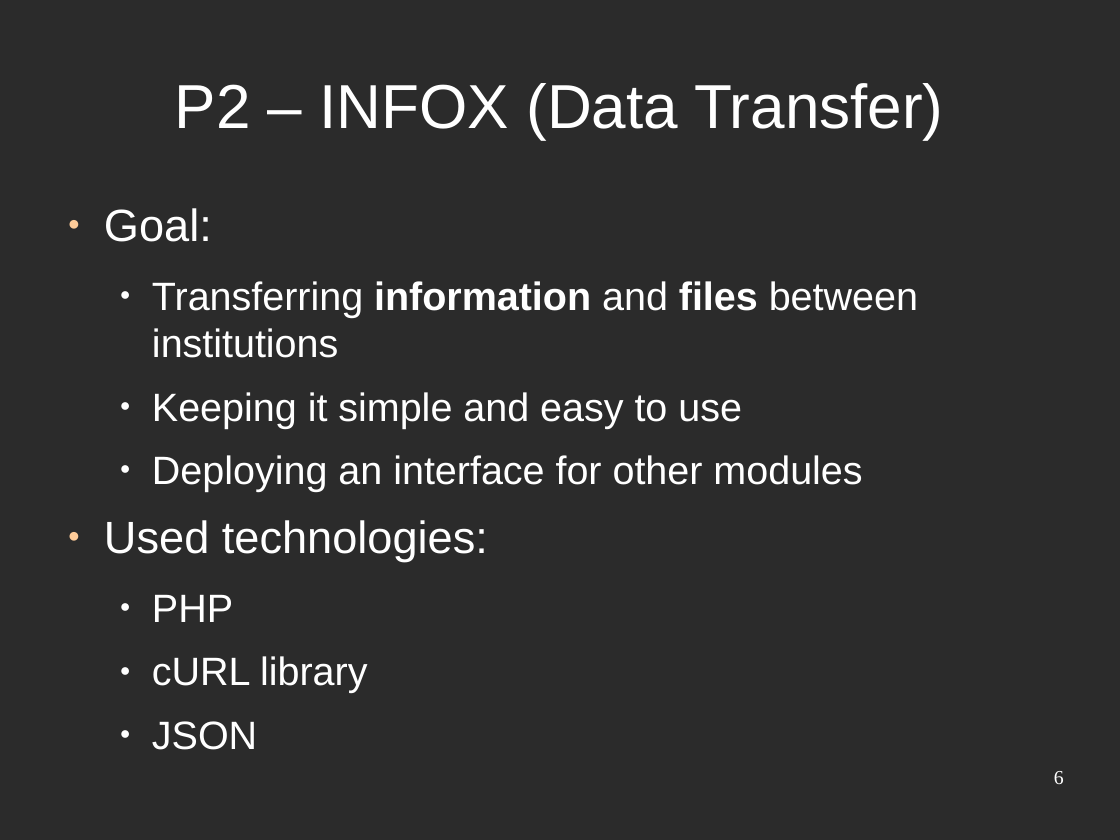
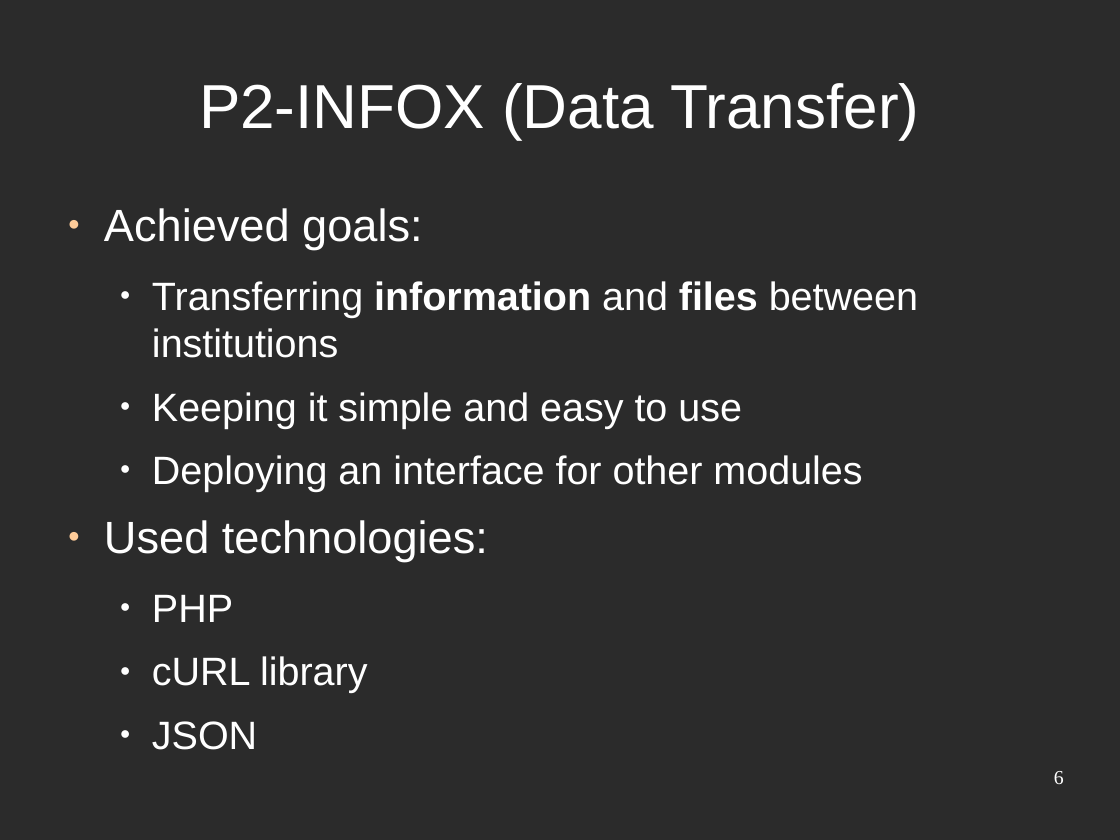
Before and after one commit to djjorjinho/mutworange_2011, a slide deck: slide 6 of documents/presentation/final_presentation.odp. Drawn at 1120x840 pixels with LibreOffice and Linux fonts; fonts in the diff are those of the drawing; background and template pictures are left out; a plain dark background stands for a picture behind light text. Boxes give left, top, right and bottom in pixels: in the first picture for what was removed or moved away, otherwise in the second. Text is boxed around its words. In the diff, an @@ line names an element or a change of style, - is before the commit and + after.

```diff
--- a/documents/presentation/final_presentation.odp
+++ b/documents/presentation/final_presentation.odp
@@ title at box(199, 83, 919, 139): text changed @@
-P2 – INFOX (Data Transfer)
+P2-INFOX (Data Transfer)
@@ text at box(104, 208, 422, 250): text changed @@
-● Goal:
+● Achieved goals:
```
Also in this commit, not shown: 17 other slides changed.
